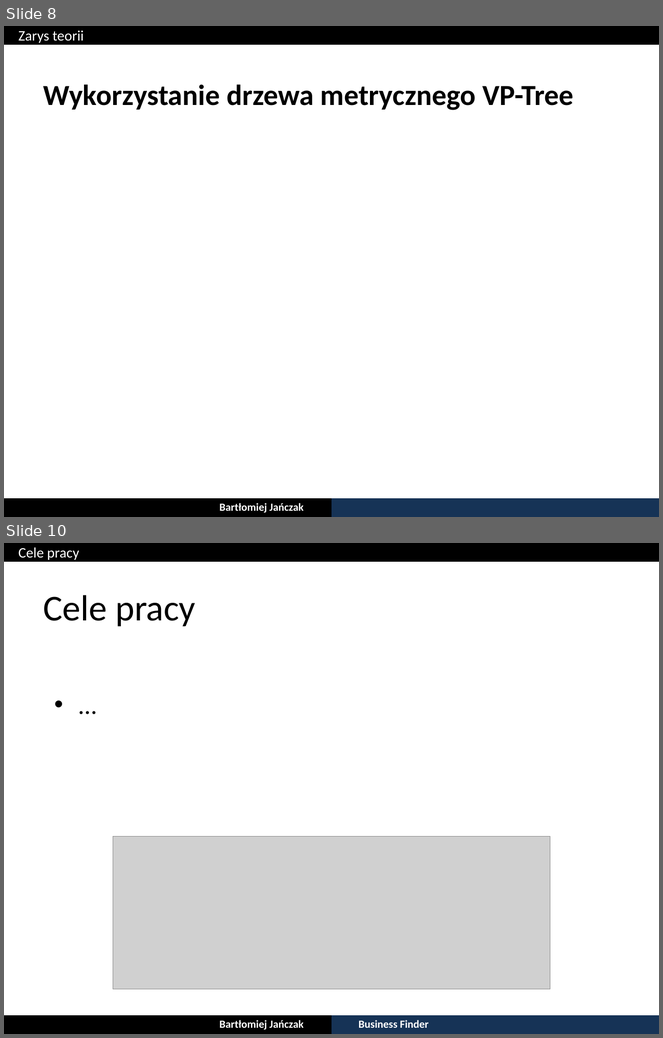
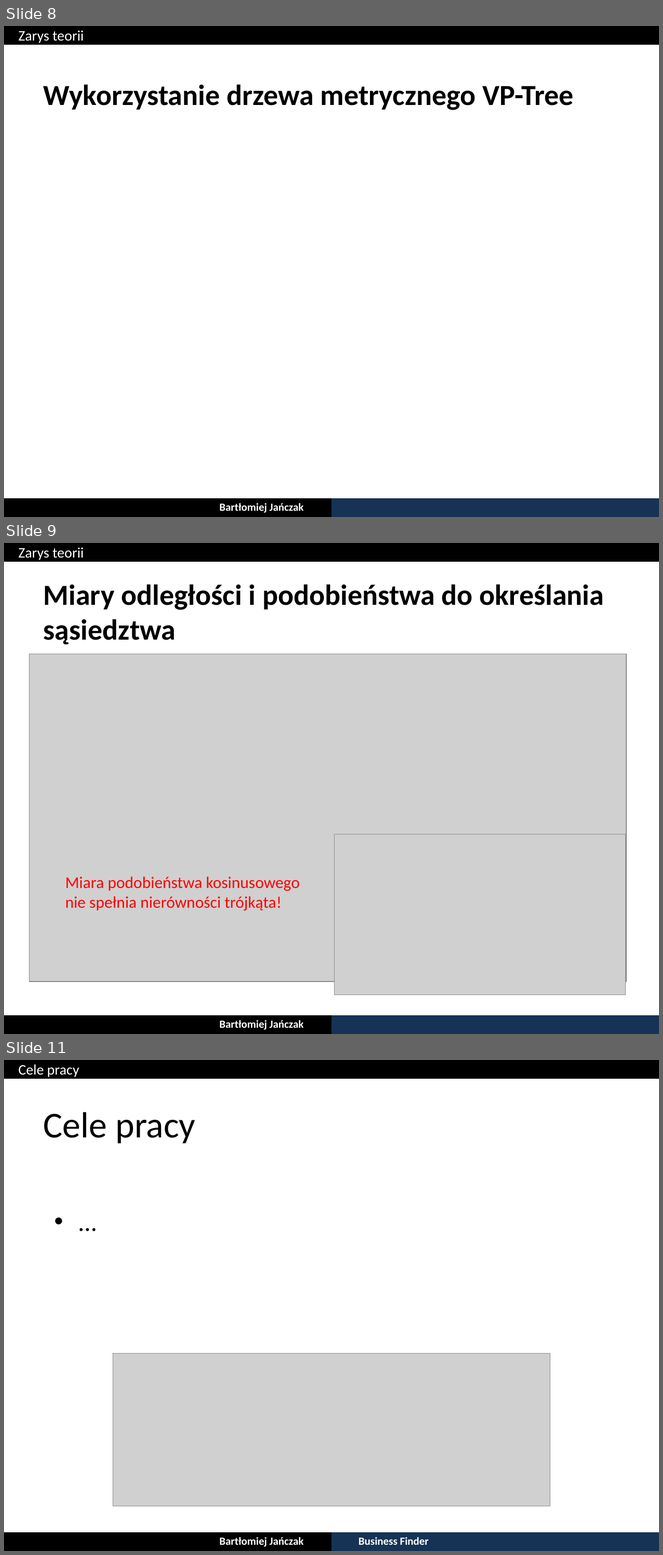
Before and after one commit to bjanczak/mgr, a slide deck: documents/prezentacja/Bartlomiej_Janczak_22_06_2013.ppt. Shown one above the other, each under a label of ours: slides 8 and 10 before the commit, slides 8, 9 and 11 after it; the slides between them are not shown. The pictures are 663x1038 and 663x1555 pixels, drawn with LibreOffice and Linux fonts; fonts in the diff are those of the drawing; grey boxes stand for pictures. Boxes give left, top, right and bottom in pixels: in the first picture for what was removed or moved away, otherwise in the second. Text is boxed around its words. In the diff, an @@ line names an element or a change of style, - is before the commit and + after.

```diff
--- a/documents/prezentacja/Bartlomiej_Janczak_22_06_2013.ppt
+++ b/documents/prezentacja/Bartlomiej_Janczak_22_06_2013.ppt
@@ slide 9 added at (4, 543, 659, 1034), background #FFFFFF @@
@@ rectangle added at (4, 543, 659, 561), fill #000000 @@
@@ text added at (19, 547, 84, 560), 16 pt, text #FFFFFF @@
+Zarys teorii
@@ title added at (44, 584, 605, 644), 32 pt, text #000000, bold @@
+Miary odległości i podobieństwa do określania sąsiedztwa
@@ picture added at (29, 654, 626, 982) @@
@@ picture added at (334, 835, 625, 995) @@
@@ text added at (65, 877, 300, 911), 18 pt, text #FF0000 @@
+Miara podobieństwa kosinusowego
+nie spełnia nierówności trójkąta!
@@ rectangle added at (4, 1016, 332, 1034), fill #000000 @@
@@ text added at (219, 1020, 304, 1030), 12 pt, text #FFFFFF, bold @@
+Bartłomiej Jańczak
@@ rectangle added at (332, 1016, 659, 1034), fill #163356 @@
@@ what was slide 10 is now slide 11 @@
```
Also in this commit, not shown: 4 slides changed, 1 other file.
